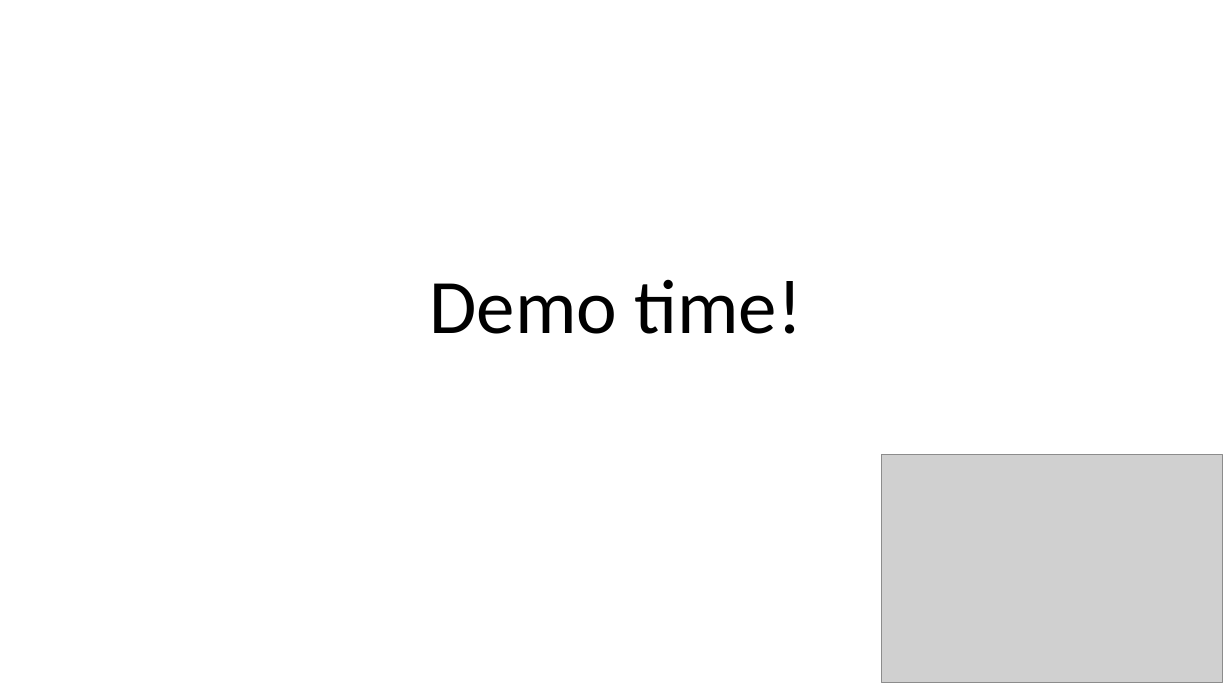
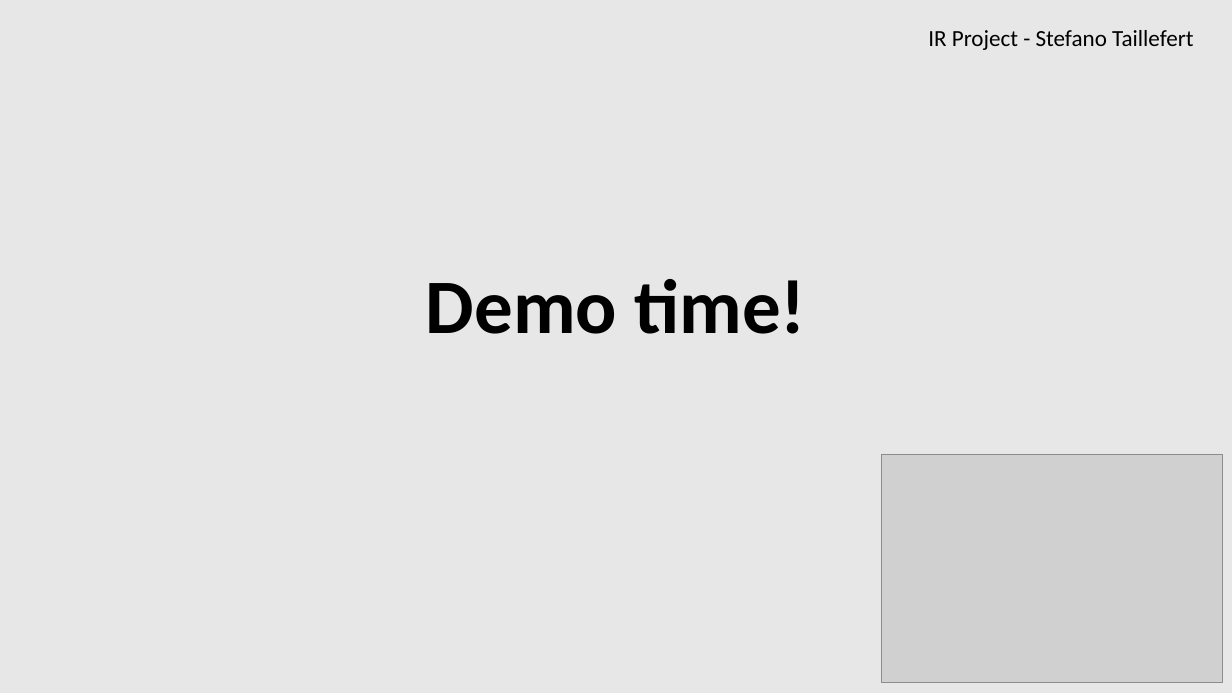
Before and after one commit to Steeven9/IR-project, a slide deck: slide 11 of docs/Project presentation.pptx (slide 9 before the commit). Drawn at 1232x693 pixels with LibreOffice and Linux fonts; fonts in the diff are those of the drawing; grey boxes stand for pictures. Boxes give left, top, right and bottom in pixels: in the first picture for what was removed or moved away, otherwise in the second. Text is boxed around its words. In the diff, an @@ line names an element or a change of style, - is before the commit and + after.

```diff
--- a/docs/Project presentation.pptx
+++ b/docs/Project presentation.pptx
@@ background #FFFFFF to #E9E7E7 @@
@@ text added at [928,30,1193,50], 18 pt, text #000000 @@
+IR Project - Stefano Taillefert
@@ title "Demo time!" at [426,279,805,334]: bold on @@
```
Also in this commit, not shown: 7 other slides changed, 3 slides added, 1 slide removed, 3 other files.
